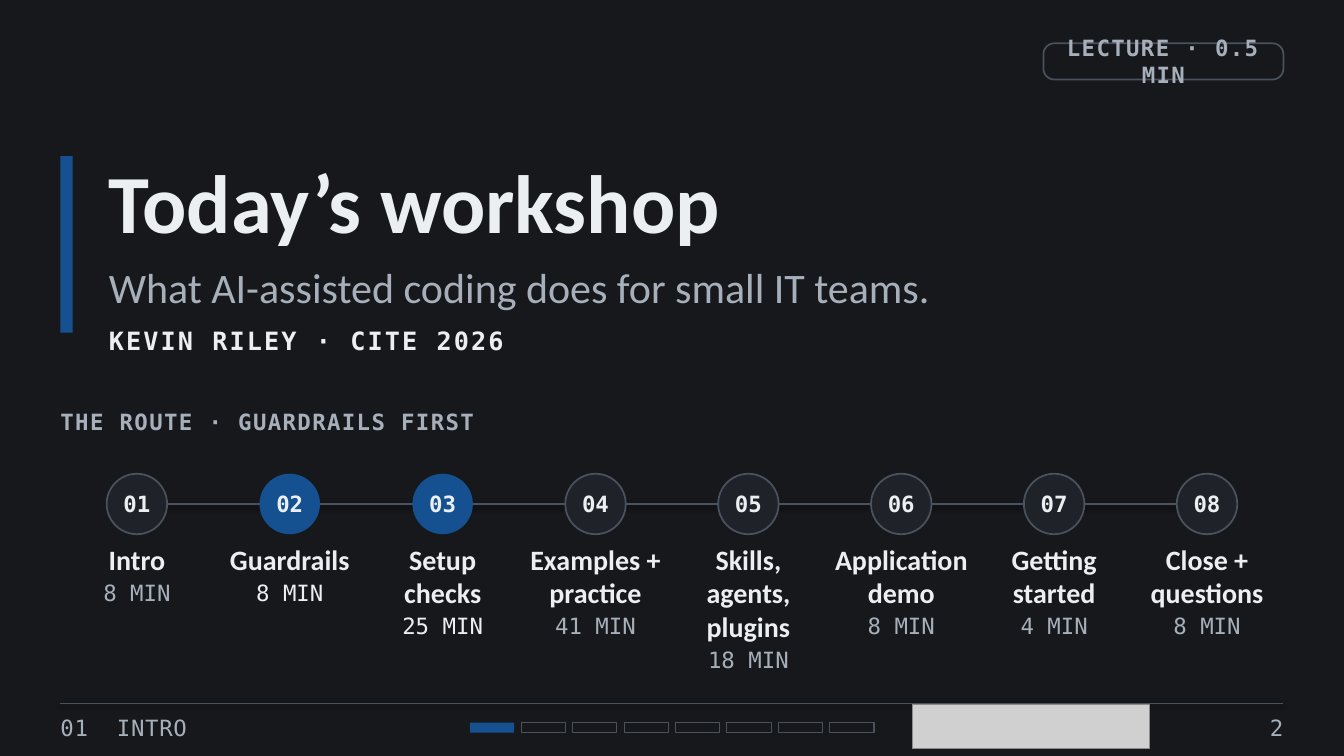
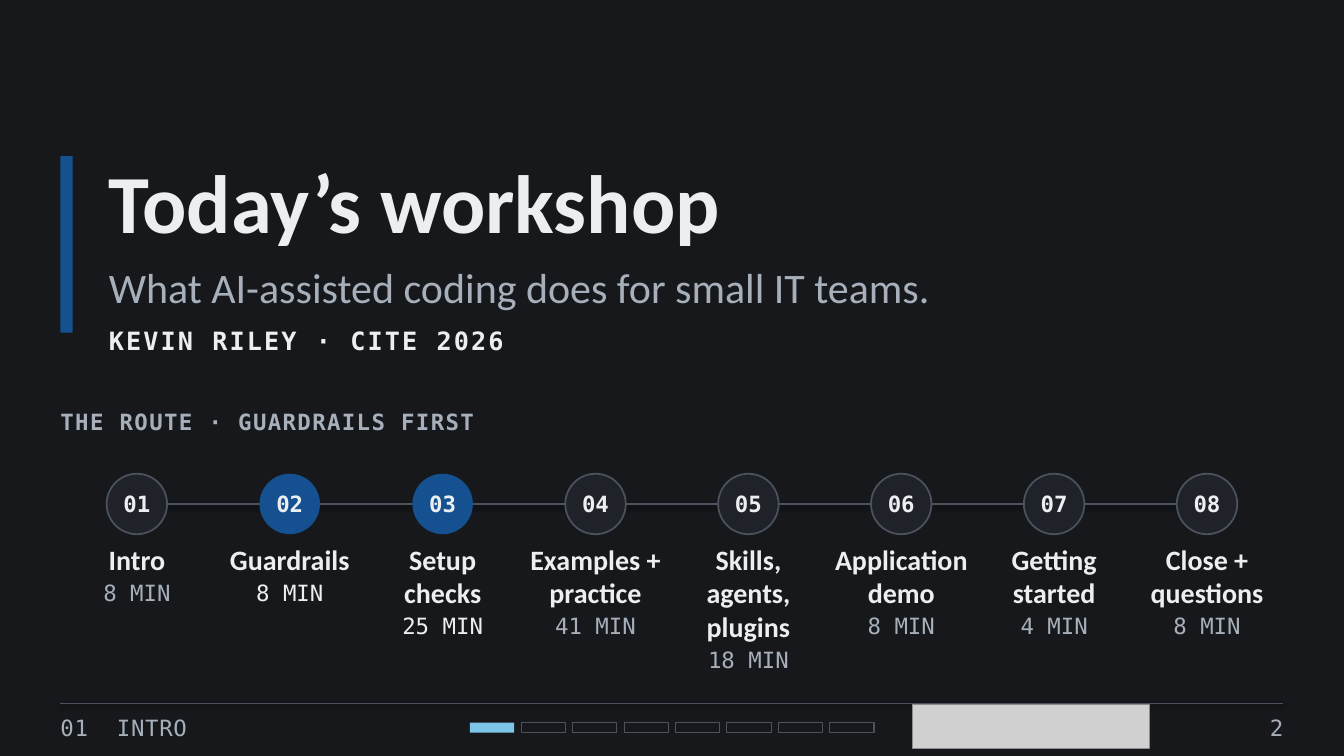
Before and after one commit to OCDEkr/Cite-Talk-2026, a slide deck: slide 2 of CITE-2026-AI-Cybersecurity-Workshop-With-Intro.pptx. Drawn at 1344x756 pixels with LibreOffice and Linux fonts; fonts in the diff are those of the drawing; grey boxes stand for pictures. Boxes give left, top, right and bottom in pixels: in the first picture for what was removed or moved away, otherwise in the second. Text is boxed around its words. In the diff, an @@ line names an element or a change of style, - is before the commit and + after.

```diff
--- a/CITE-2026-AI-Cybersecurity-Workshop-With-Intro.pptx
+++ b/CITE-2026-AI-Cybersecurity-Workshop-With-Intro.pptx
@@ rounded rectangle removed at (1044,43,1284,80) @@
-LECTURE · 0.5 MIN
@@ rectangle at (470,723,514,733): fill #155191 to #7CC4E8 @@
```
Also in this commit, not shown: 19 other slides changed.
